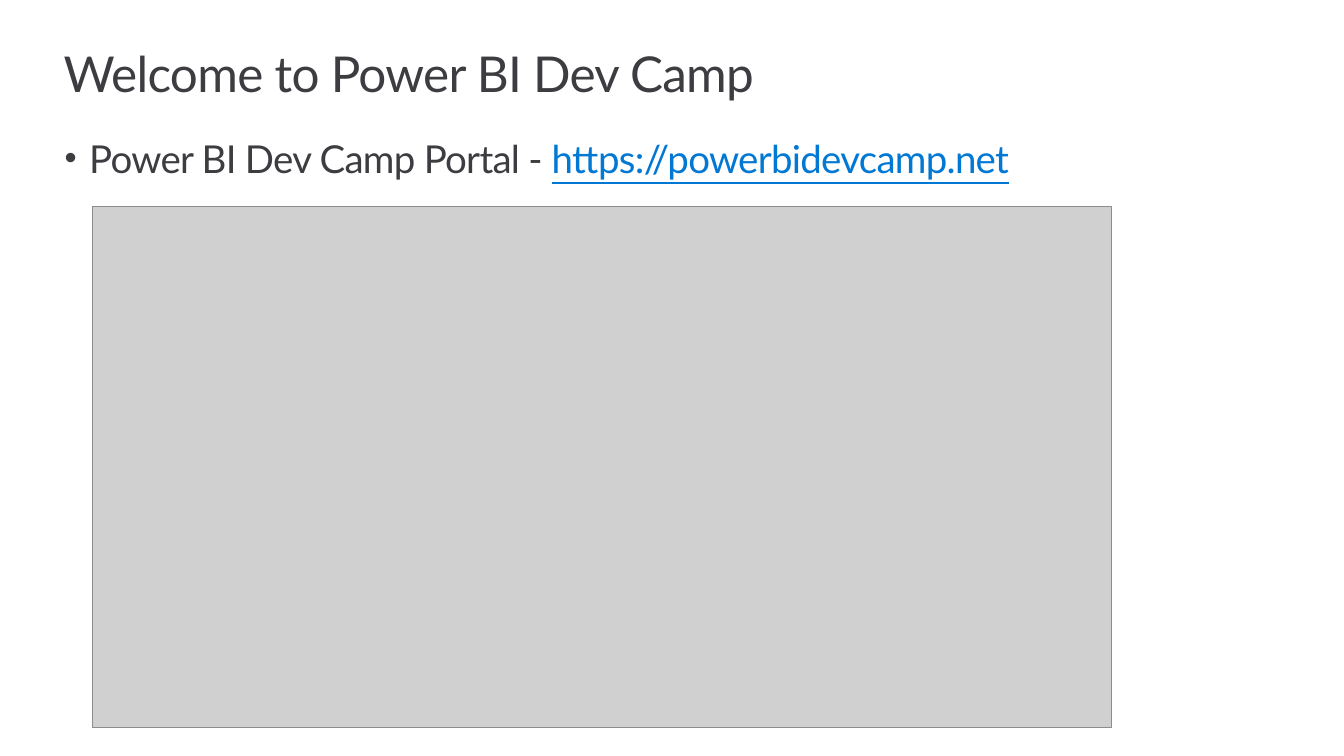
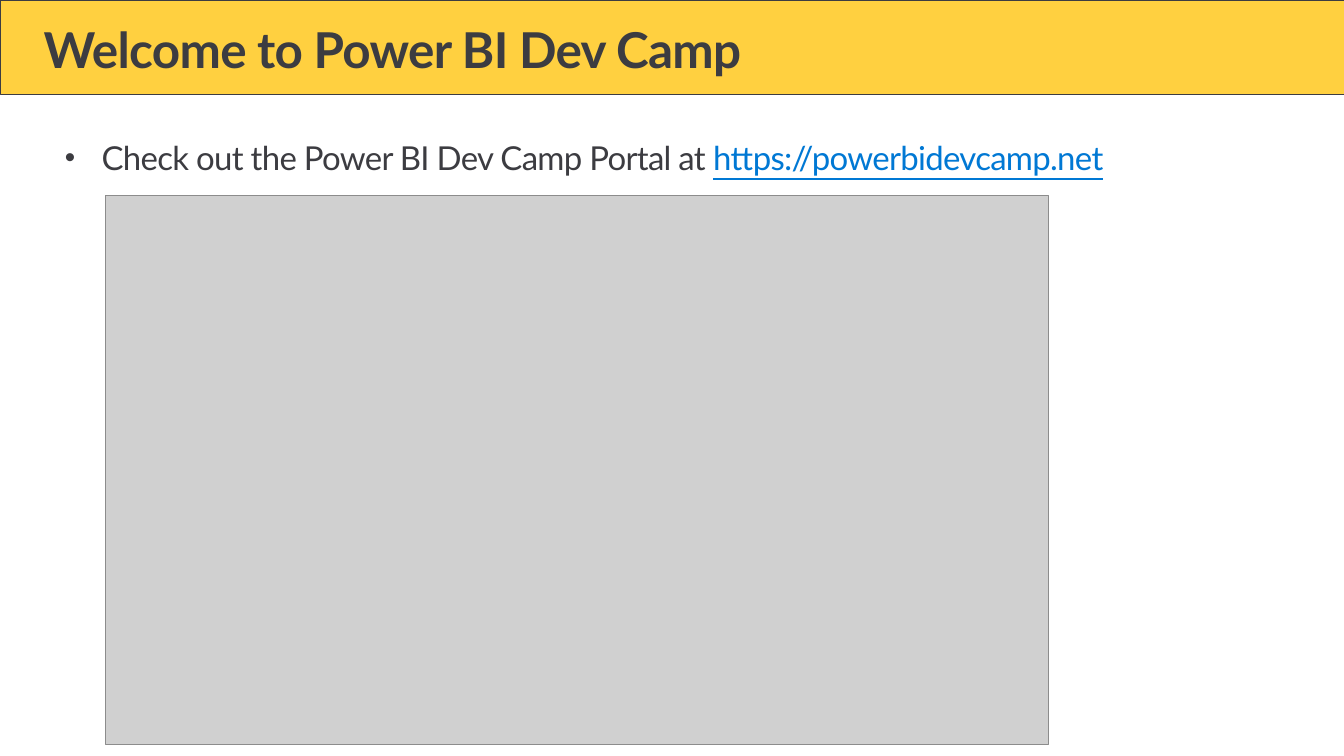
Before and after one commit to PowerBiDevCamp/Camp-Sessions, a slide deck: slide 3 of Session 33 - Setting Datasource Credentials with the Power BI REST API.pptx (slide 4 before the commit). Drawn at 1344x756 pixels with LibreOffice and Linux fonts; fonts in the diff are those of the drawing; grey boxes stand for pictures; background and template pictures are left out. Boxes give left, top, right and bottom in pixels: in the first picture for what was removed or moved away, otherwise in the second. Text is boxed around its words. In the diff, an @@ line names an element or a change of style, - is before the commit and + after.

```diff
--- a/Session 33 - Setting Datasource Credentials with the Power BI REST API.pptx
+++ b/Session 33 - Setting Datasource Credentials with the Power BI REST API.pptx
@@ rectangle added at bbox=[0, 0, 1344, 95], fill #FFD040, outline #3C3C41 0.5 pt @@
@@ title "Welcome to Power BI Dev ...": place and size @@
-title "Welcome to Power BI Dev ..." at bbox=[64, 55, 754, 101]
+title "Welcome to Power BI Dev ..." at bbox=[44, 31, 741, 77]
@@ title "Welcome to Power BI Dev ..." at bbox=[44, 31, 741, 77]: bold on @@
@@ text at bbox=[102, 145, 1103, 176]: text changed; size 28 to 24 pt; text colour #0078D4 to #3C3C41 @@
-• Power BI Dev Camp Portal - https://powerbidevcamp.net
+• Check out the Power BI Dev Camp Portal at https://powerbidevcamp.net
@@ picture: place and size @@
-picture at bbox=[93, 207, 1112, 728]
+picture at bbox=[106, 196, 1049, 745]
```
Also in this commit, not shown: 4 other slides changed, 48 slides added, 35 slides removed, 11 other files.
